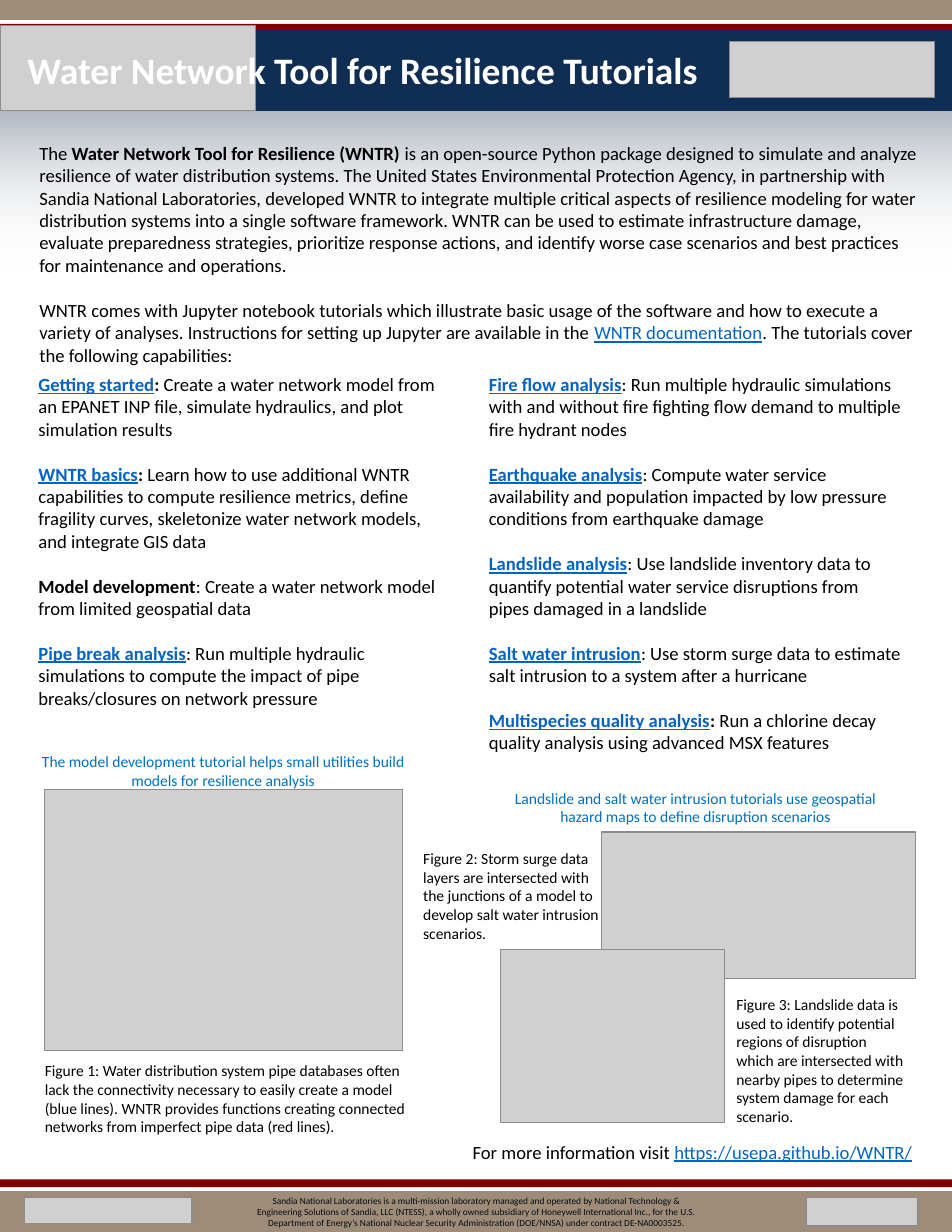
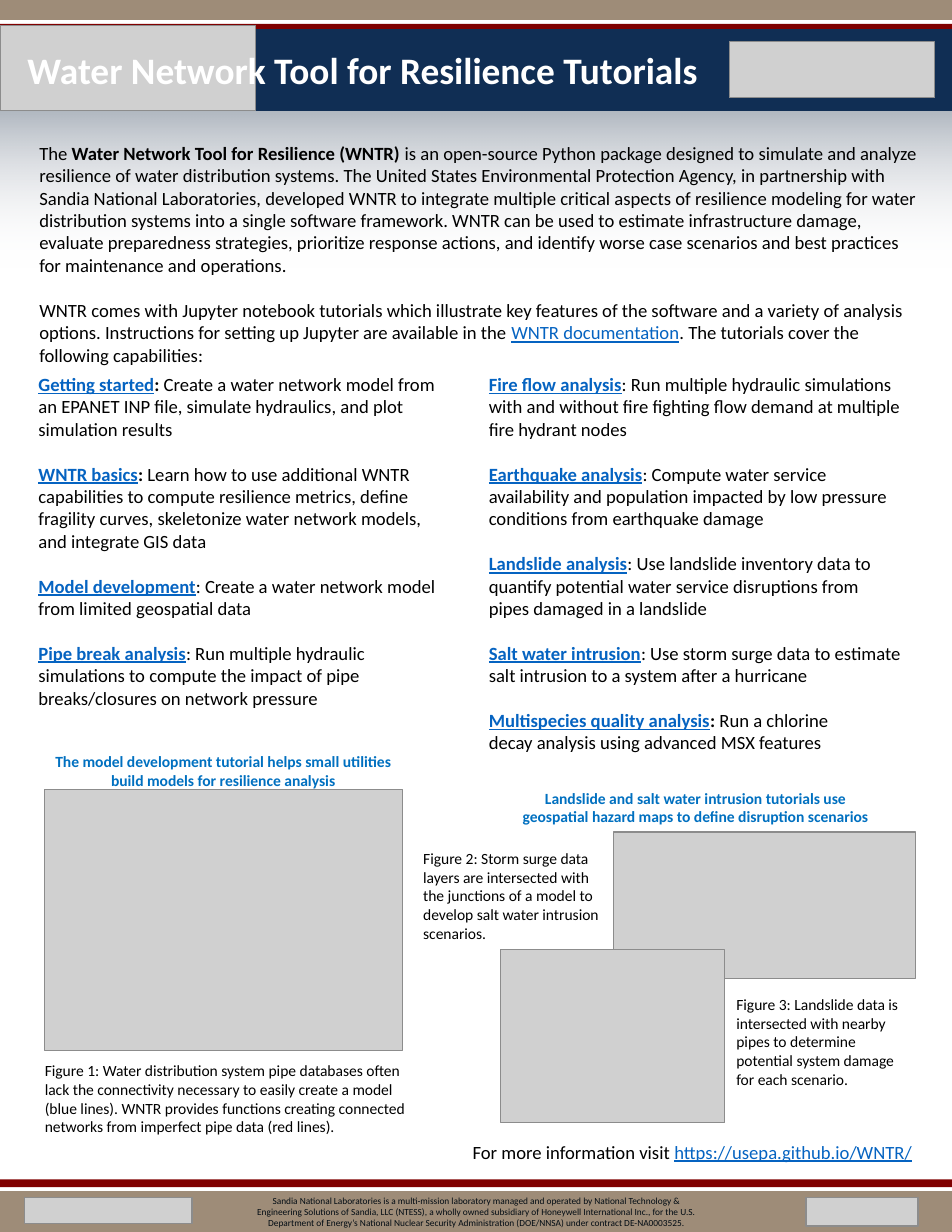
Before and after one commit to USEPA/WNTR, a slide deck: slide 1 of documentation/factsheets/WNTR_tutorials_factsheet.pptx. Drawn at 952x1232 pixels with LibreOffice and Linux fonts; fonts in the diff are those of the drawing; grey boxes stand for pictures. Boxes give left, top, right and bottom in pixels: in the first picture for what was removed or moved away, otherwise in the second. Text is boxed around its words. In the diff, an @@ line names an element or a change of style, - is before the commit and + after.

```diff
--- a/documentation/factsheets/WNTR_tutorials_factsheet.pptx
+++ b/documentation/factsheets/WNTR_tutorials_factsheet.pptx
@@ text at <box>39,304,902,366</box>: text changed @@
-WNTR comes with Jupyter notebook tutorials which illustrate basic usage of the software and how to execute a variety of analyses. Instructions for setting up Jupyter are available in the WNTR documentation. The tutorials cover the following capabilities:
+WNTR comes with Jupyter notebook tutorials which illustrate key features of the software and a variety of analysis options. Instructions for setting up Jupyter are available in the WNTR documentation. The tutorials cover the following capabilities:
@@ text at <box>489,378,900,439</box>: text changed @@
-Fire flow analysis: Run multiple hydraulic simulations with and without fire fighting flow demand to multiple fire hydrant nodes
+Fire flow analysis: Run multiple hydraulic simulations with and without fire fighting flow demand at multiple fire hydrant nodes
@@ text at <box>38,580,435,619</box>: text colour #000000 to #0563C1, underline on in "Model development:" @@
@@ text at <box>489,714,828,753</box>: text changed @@
-Multispecies quality analysis: Run a chlorine decay quality analysis using advanced MSX features
+Multispecies quality analysis: Run a chlorine decay analysis using advanced MSX features
@@ text "The model development tutorial helps ..." at <box>55,756,391,790</box>: bold on @@
@@ text "Landslide and salt water intrusion ..." at <box>523,793,868,825</box>: bold on @@
@@ picture: place and size @@
-picture at <box>601,832,915,979</box>
+picture at <box>613,832,915,979</box>
@@ text at <box>736,999,898,1085</box>: text changed @@
-Figure 3: Landslide data is used to identify potential regions of disruption which are intersected with nearby pipes to determine system damage for each scenario.
+Figure 3: Landslide data is intersected with nearby pipes to determine potential system damage for each scenario.
```
Also in this commit, not shown: 1 slide removed, 3 other files.
